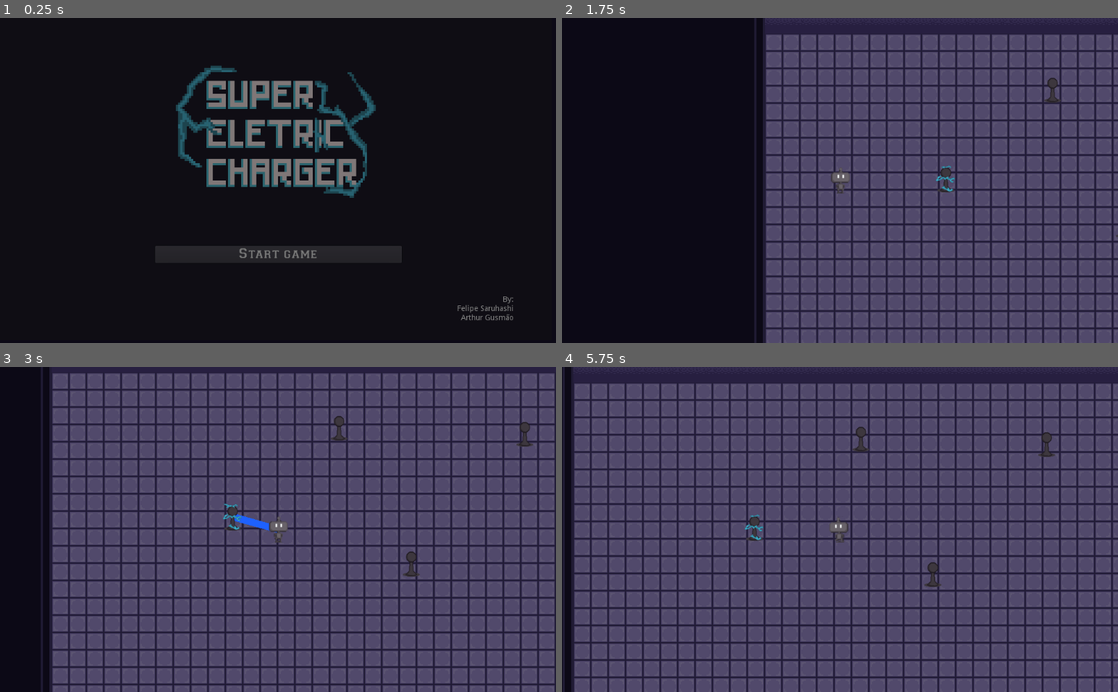
Above: before the commit, frames 1-4 (two rows, left to right).
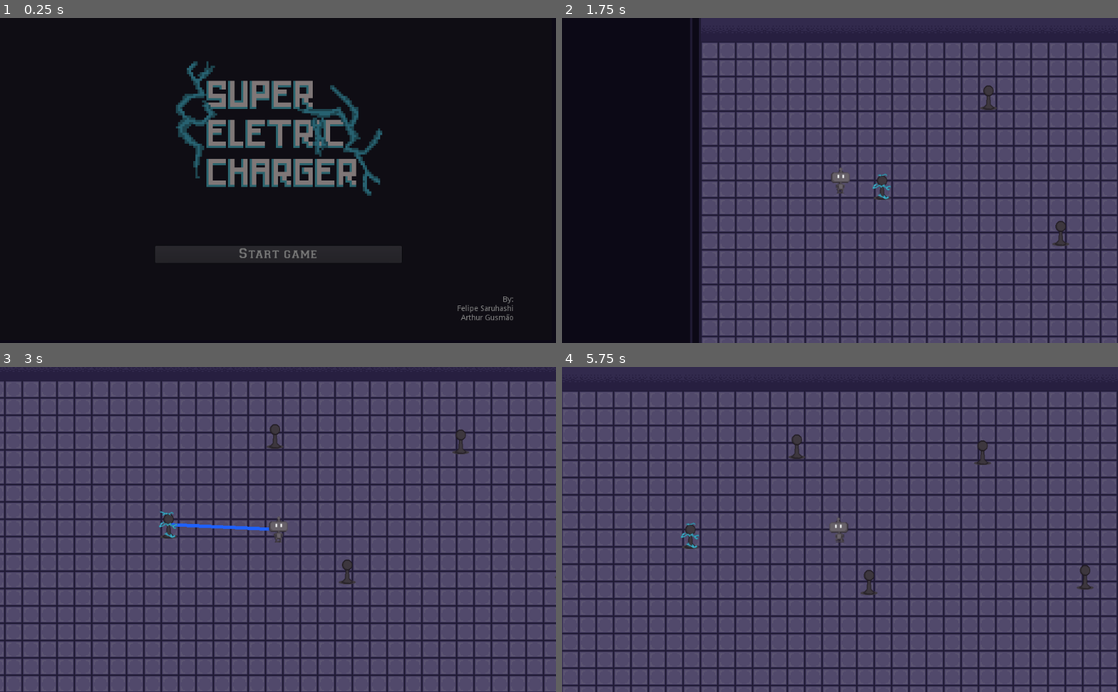
Above: after the commit, the same moments.

Repository: agusmao/connection
Game: Godot game, scene res://Levels/MainMenu.tscn
Two runs of this game, one before a commit and one after it. Both use one fixed random seed, a clock stepped at 60 frames per second and the inputs below.
Inputs:
- Up to frame 1 (0.25 s): no input
- Up to frame 2 (1.75 s): click "Start game" at 0.5 s; click "Start game" at 1.25 s
- Up to frame 3 (3 s): tap Enter at 2 s; hold Right (ui_right) 2.03-2.78 s; hold Down (ui_down) from 2.78 s (still down)
- Up to frame 4 (5.75 s): release Down (ui_down) at 3.53 s; hold Right (ui_right) 3.53-4.28 s; hold Up (ui_up) 4.28-5.03 s; hold Left (ui_left) from 5.03 s (still down)

The runs differ from the first frame. In frame 1, 2.1% of the frame differs, in the area x 31-69%, y 13-56%; in frame 2, 34%; in frame 3, 43%, in the area x 0-100%, y 0-100%; in frame 4, 38%.

Commit message:
YSorting on Template

Diff:
--- a/Levels/Level1.tscn
+++ b/Levels/Level1.tscn
@@ -11,23 +11,20 @@
 [node name="TileMap" parent="." index="0"]
 tile_data = PoolIntArray( -327685, 3, 0, -327684, 4, 0, -327683, 4, 0, -327682, 4, 0, -327681, 4, 0, -393216, 4, 0, -39 …(4079 unchanged characters)…
 
-[node name="Player" parent="." index="1"]
-position = Vector2( -117.887, 14.5065 )
-
-[node name="SourceNode" parent="Nodes" index="0" instance=ExtResource( 3 )]
+[node name="SourceNode" parent="YSort/YSort" index="0" instance=ExtResource( 3 )]
 position = Vector2( 77.2114, 10.4747 )
 
-[node name="NormalNode" parent="Nodes" index="1" instance=ExtResource( 2 )]
+[node name="NormalNode" parent="YSort/YSort" index="1" instance=ExtResource( 2 )]
 position = Vector2( 804.558, 85.5351 )
 
-[node name="NormalNode2" parent="Nodes" index="2" instance=ExtResource( 2 )]
+[node name="NormalNode2" parent="YSort/YSort" index="2" instance=ExtResource( 2 )]
 position = Vector2( 406.138, 95.0497 )
 
-[node name="NormalNode3" parent="Nodes" index="3" instance=ExtResource( 2 )]
+[node name="NormalNode3" parent="YSort/YSort" index="3" instance=ExtResource( 2 )]
 position = Vector2( 273.345, -155.241 )
 
-[node name="NormalNode4" parent="Nodes" index="4" instance=ExtResource( 2 )]
+[node name="NormalNode4" parent="YSort/YSort" index="4" instance=ExtResource( 2 )]
 position = Vector2( 615.353, -144.651 )
 
-[node name="TargetNode" parent="Nodes" index="5" instance=ExtResource( 4 )]
+[node name="TargetNode" parent="YSort/YSort" index="5" instance=ExtResource( 4 )]
 position = Vector2( 995.722, -54.7437 )
--- a/Levels/Level2.tscn
+++ b/Levels/Level2.tscn
@@ -9,64 +9,61 @@
 [node name="Level2" instance=ExtResource( 1 )]
 nextLevel = "Level3.tscn"
 
-[node name="Player" parent="." index="1"]
-position = Vector2( -405.285, -151.751 )
-
-[node name="SourceNode" parent="Nodes" index="0" instance=ExtResource( 3 )]
+[node name="SourceNode" parent="YSort/Nodes" index="0" instance=ExtResource( 3 )]
 position = Vector2( -250.025, -151.471 )
 
-[node name="NormalNode" parent="Nodes" index="1" instance=ExtResource( 4 )]
+[node name="NormalNode" parent="YSort/Nodes" index="1" instance=ExtResource( 4 )]
 position = Vector2( -48.1196, 209.92 )
 
-[node name="NormalNode2" parent="Nodes" index="2" instance=ExtResource( 4 )]
+[node name="NormalNode2" parent="YSort/Nodes" index="2" instance=ExtResource( 4 )]
 position = Vector2( 160.578, -153.277 )
 
-[node name="NormalNode5" parent="Nodes" index="3" instance=ExtResource( 4 )]
+[node name="NormalNode5" parent="YSort/Nodes" index="3" instance=ExtResource( 4 )]
 position = Vector2( -39.3423, -146.93 )
 
-[node name="NormalNode3" parent="Nodes" index="4" instance=ExtResource( 4 )]
+[node name="NormalNode3" parent="YSort/Nodes" index="4" instance=ExtResource( 4 )]
 position = Vector2( -249.477, 89.2223 )
 
-[node name="NormalNode4" parent="Nodes" index="5" instance=ExtResource( 4 )]
+[node name="NormalNode4" parent="YSort/Nodes" index="5" instance=ExtResource( 4 )]
 position = Vector2( 177.738, 87.4642 )
 
-[node name="TargetNode" parent="Nodes" index="6" instance=ExtResource( 6 )]
+[node name="TargetNode" parent="YSort/Nodes" index="6" instance=ExtResource( 6 )]
 position = Vector2( -56.6102, 23.5999 )
 
-[node name="Blocker" parent="Blockers" index="0" instance=ExtResource( 5 )]
+[node name="Blocker" parent="YSort/Blockers" index="0" instance=ExtResource( 5 )]
 position = Vector2( 96.553, -99.0144 )
 scale = Vector2( 1.3, 1.3 )
 id = 2
 
-[node name="Blocker4" parent="Blockers" index="1" instance=ExtResource( 5 )]
+[node name="Blocker4" parent="YSort/Blockers" index="1" instance=ExtResource( 5 )]
 position = Vector2( 101.484, 64.448 )
 scale = Vector2( 1.3, 1.3 )
 id = 4
 
-[node name="Blocker2" parent="Blockers" index="2" instance=ExtResource( 5 )]
+[node name="Blocker2" parent="YSort/Blockers" index="2" instance=ExtResource( 5 )]
 position = Vector2( -223.984, -58.3341 )
 scale = Vector2( 1.3, 1.3 )
 id = 1
 wait_time = 1.4
 walk_speed = 0.2
 
-[node name="Position2D" type="Position2D" parent="Blockers/Blocker2" index="2"]
+[node name="Position2D" type="Position2D" parent="YSort/Blockers/Blocker2" index="2"]
 position = Vector2( 58.1888, -15.7595 )
 
-[node name="Position2D2" type="Position2D" parent="Blockers/Blocker2" index="3"]
+[node name="Position2D2" type="Position2D" parent="YSort/Blockers/Blocker2" index="3"]
 position = Vector2( 0.606171, 7.62939e-06 )
 
-[node name="Blocker5" parent="Blockers" index="3" instance=ExtResource( 5 )]
+[node name="Blocker5" parent="YSort/Blockers" index="3" instance=ExtResource( 5 )]
 position = Vector2( -152.906, -143.001 )
 scale = Vector2( 1.3, 1.3 )
 id = 5
 
-[node name="Blocker3" parent="Blockers" index="4" instance=ExtResource( 5 )]
+[node name="Blocker3" parent="YSort/Blockers" index="4" instance=ExtResource( 5 )]
 position = Vector2( -178.782, 65.7085 )
 scale = Vector2( 1.3, 1.3 )
 id = 3
 
-[node name="Blocker6" parent="Blockers" index="5" instance=ExtResource( 5 )]
+[node name="Blocker6" parent="YSort/Blockers" index="5" instance=ExtResource( 5 )]
 position = Vector2( -50.2618, 151.389 )
 scale = Vector2( 1.3, 1.3 )
 id = 6
--- a/Levels/Level3.tscn
+++ b/Levels/Level3.tscn
@@ -9,46 +9,43 @@
 [node name="Level3" instance=ExtResource( 1 )]
 nextLevel = "Level4.tscn"
 
-[node name="Player" parent="." index="1"]
-position = Vector2( -35.1617, -192.465 )
-
-[node name="SourceNode" parent="Nodes" index="0" instance=ExtResource( 3 )]
+[node name="SourceNode" parent="YSort/Nodes" index="0" instance=ExtResource( 3 )]
 position = Vector2( -50.1584, 3.98077 )
 
-[node name="NormalNode" parent="Nodes" index="1" instance=ExtResource( 4 )]
+[node name="NormalNode" parent="YSort/Nodes" index="1" instance=ExtResource( 4 )]
 position = Vector2( -46.269, 172.908 )
 
-[node name="NormalNode2" parent="Nodes" index="2" instance=ExtResource( 4 )]
+[node name="NormalNode2" parent="YSort/Nodes" index="2" instance=ExtResource( 4 )]
 position = Vector2( -283.57, 159.477 )
 
-[node name="NormalNode5" parent="Nodes" index="3" instance=ExtResource( 4 )]
+[node name="NormalNode5" parent="YSort/Nodes" index="3" instance=ExtResource( 4 )]
 position = Vector2( -281.773, 10.3724 )
 
-[node name="NormalNode4" parent="Nodes" index="4" instance=ExtResource( 4 )]
+[node name="NormalNode4" parent="YSort/Nodes" index="4" instance=ExtResource( 4 )]
 position = Vector2( 266.568, 157.788 )
 
-[node name="TargetNode" parent="Nodes" index="5" instance=ExtResource( 6 )]
+[node name="TargetNode" parent="YSort/Nodes" index="5" instance=ExtResource( 6 )]
 position = Vector2( 267.248, 3.24312 )
 
-[node name="Blocker" parent="Blockers" index="0" instance=ExtResource( 5 )]
+[node name="Blocker" parent="YSort/Blockers" index="0" instance=ExtResource( 5 )]
 position = Vector2( 102.105, -43.4959 )
 scale = Vector2( 1.3, 1.3 )
 id = 2
 connected_to = 4
 
-[node name="Blocker4" parent="Blockers" index="1" instance=ExtResource( 5 )]
+[node name="Blocker4" parent="YSort/Blockers" index="1" instance=ExtResource( 5 )]
 position = Vector2( 101.484, 64.448 )
 scale = Vector2( 1.3, 1.3 )
 id = 4
 connected_to = 3
 
-[node name="Blocker2" parent="Blockers" index="2" instance=ExtResource( 5 )]
+[node name="Blocker2" parent="YSort/Blockers" index="2" instance=ExtResource( 5 )]
 position = Vector2( -184.108, -42.525 )
 scale = Vector2( 1.3, 1.3 )
 id = 1
 connected_to = 2
 
-[node name="Blocker3" parent="Blockers" index="3" instance=ExtResource( 5 )]
+[node name="Blocker3" parent="YSort/Blockers" index="3" instance=ExtResource( 5 )]
 position = Vector2( -178.782, 65.7085 )
 scale = Vector2( 1.3, 1.3 )
 id = 3
--- a/Levels/LevelTemplate.gd
+++ b/Levels/LevelTemplate.gd
@@ -19,8 +19,8 @@
 func _ready():
 	add_to_group("GameController")
 
-	for child1 in $Blockers.get_children():
-		for child2 in $Blockers.get_children():
+	for child1 in $YSort/Blockers.get_children():
+		for child2 in $YSort/Blockers.get_children():
 			if child2.id == child1.connected_to:
 				blockers_connected.append([child1, child2])
 
@@ -36,7 +36,7 @@
 	update()
 
 	# if distance from the last node and the player it is too far, cut connection with the player
-	if connected_nodes.size() > 0 and $Player.global_position.distance_to(connected_nodes[connected_nodes.size() - 1].global_position) > MAX_DISTANCE:
+	if connected_nodes.size() > 0 and $YSort/Player.global_position.distance_to(connected_nodes[connected_nodes.size() - 1].global_position) > MAX_DISTANCE:
 		playerIsConnected = false
 
 func _physics_process(delta):
@@ -58,7 +58,7 @@
 				return true
 	if connected_nodes.size() > 0:
 		n1 = connected_nodes[connected_nodes.size() - 1]
-		n2 = $Player
+		n2 = $YSort/Player
 		if haveBlocker(n1.global_position, n2.global_position):
 			return true
 	return false
@@ -146,7 +146,7 @@
 	# Calls the endgame UI
 	isGameOver = true
 	# Disable the users input
-	get_node("Player").isMovementAllowed = false
+	$YSort/Player.isMovementAllowed = false
 
 func _draw():
 	var n1
@@ -161,7 +161,7 @@
 
 	if connected_nodes.size() > 0 and playerIsConnected:
 		var last_connection = connected_nodes[connected_nodes.size() -1]
-		drawConnection($Player.position, last_connection.position)
+		drawConnection($YSort/Player.position, last_connection.position)
 
 	for blockPairs in blockers_connected:
 		drawBlockerConnection(blockPairs[0].position, blockPairs[1].position)
--- a/Levels/LevelTemplate.tscn
+++ b/Levels/LevelTemplate.tscn
@@ -258,7 +258,13 @@
 format = 1
 tile_data = PoolIntArray( -262152, 3, 0, -262151, 4, 0, -262150, 4, 0, -262149, 4, 0, -262148, 4, 0, -262147, 4, 0, -26 …(2116 unchanged characters)…
 
-[node name="Player" parent="." instance=ExtResource( 1 )]
+[node name="YSort" type="YSort" parent="."]
+
+[node name="Player" parent="YSort" instance=ExtResource( 1 )]
+
+[node name="Nodes" type="YSort" parent="YSort"]
+
+[node name="Blockers" type="YSort" parent="YSort"]
 
 [node name="Nodes" type="Node" parent="."]
 
--- a/Levels/MainMenu.tscn
+++ b/Levels/MainMenu.tscn
@@ -64,7 +64,6 @@
 position = Vector2( 519.759, 204.154 )
 scale = Vector2( 4, 4 )
 frames = SubResource( 3 )
-frame = 1
 playing = true
 
 [node name="StartButton" type="Button" parent="."]
